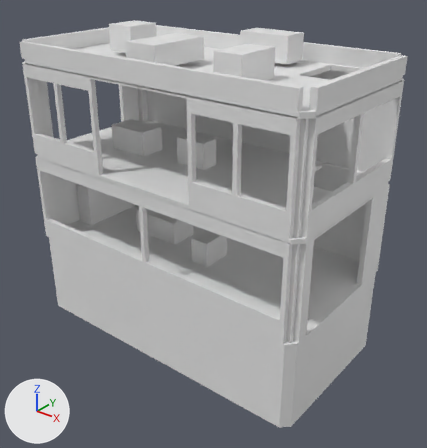
The OBJ model cloudbreak-array-r4/assets/tower-j-3-col.obj, before and after one commit.
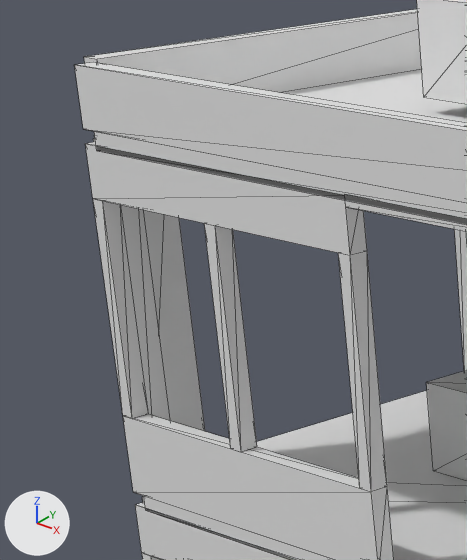
The first picture shows the older version from a 50 mm lens placed at (11.81, -14.14, 9.92), pointed at (0.6, -0.12, 1.23). The close-ups show the older and then the newer version on the part from 0% to 29% of the width and 6% to 38% of the height of that picture. Only the edits that show in the close-ups are written down. Every picture has the same lights, and +X, +Y and +Z are marked at lower left. The close-ups show mesh edges as thin lines. Where no turn or scale is listed for an object, it has been applied to the vertices.

Names of what the first close-up shows: 'Part030', 'Part039', 'Part040', 'Part041', 'Part042', 'Part043', 'Part051', 'Part056', 'Part058', 'Part061', 'Part062', 'Part070' and 5 more.
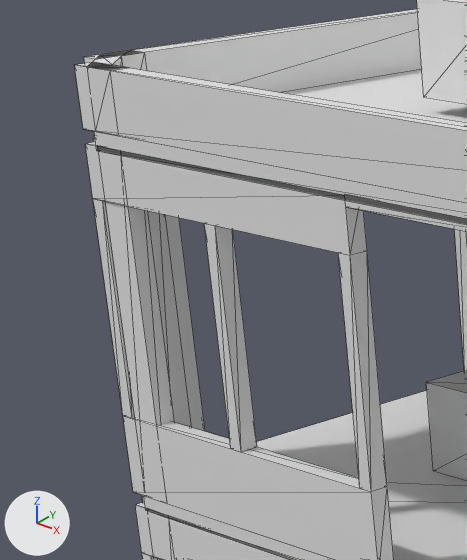
Pixel boxes [x1, y1, x2, y2] of what changed, in the close-ups (467 x 560 px):
'Part090', added: after [105, 201, 175, 426]
'Part100', added: after [101, 50, 147, 71]
'Part101', added: after [88, 55, 123, 66]
'Part102', added: after [88, 65, 129, 70]
'Part051', unchanged, covered by the edit: before [144, 210, 205, 431]; after [165, 215, 205, 431]
'Part056', unchanged, covered by the edit: before [93, 138, 171, 421]
'Part088', unchanged, uncovered by the edit: after [148, 211, 191, 427]

The change, as a list of edits to the scene's bpy script:
```text
Add me_part102:
    me_part102.from_pydata([(-4.985, -2.787, 6.4), (-4.67, -2.787, 6.4), (-4.67, -2.599, 6.4), (-4.907, -2.599, 6.4), (-4.985, -2.787, 6.92), (-4.67, -2.787, 6.92), (-4.67, -2.599, 6.92), (-4.907, -2.599, 6.92)], [], [(2, 1, 0), (5, 6, 4), (3, 2, 0), (6, 7, 4), (5, 4, 0), (1, 5, 0), (6, 5, 1), (2, 6, 1), (7, 6, 2), (3, 7, 2), (4, 7, 3), (0, 4, 3)])
Add me_part101:
    me_part101.from_pydata([(-5.437, -2.335, 6.4), (-4.985, -2.787, 6.4), (-4.907, -2.599, 6.4), (-5.249, -2.257, 6.4), (-5.437, -2.335, 6.92), (-4.985, -2.787, 6.92), (-4.907, -2.599, 6.92), (-5.249, -2.257, 6.92)], [], [(2, 1, 0), (5, 6, 4), (3, 2, 0), (6, 7, 4), (5, 4, 0), (1, 5, 0), (6, 5, 1), (2, 6, 1), (7, 6, 2), (3, 7, 2), (4, 7, 3), (0, 4, 3)])
Add me_part100:
    me_part100.from_pydata([(-5.437, -2.02, 6.4), (-5.437, -2.335, 6.4), (-5.249, -2.257, 6.4), (-5.249, -2.02, 6.4), (-5.437, -2.02, 6.92), (-5.437, -2.335, 6.92), (-5.249, -2.257, 6.92), (-5.249, -2.02, 6.92)], [], [(2, 1, 0), (5, 6, 4), (3, 2, 0), (6, 7, 4), (5, 4, 0), (1, 5, 0), (6, 5, 1), (2, 6, 1), (7, 6, 2), (3, 7, 2), (4, 7, 3), (0, 4, 3)])
Add me_part090:
    me_part090.from_pydata([(-4.98, -2.79, 3.2), (-4.67, -2.79, 3.2), (-4.67, -2.6, 3.2), (-4.91, -2.6, 3.2), (-4.98, -2.79, 6.28), (-4.67, -2.79, 6.28), (-4.67, -2.6, 6.28), (-4.91, -2.6, 6.28)], [], [(2, 1, 0), (5, 6, 4), (3, 2, 0), (6, 7, 4), (5, 4, 0), (1, 5, 0), (6, 5, 1), (2, 6, 1), (7, 6, 2), (3, 7, 2), (4, 7, 3), (0, 4, 3)])
Add ob_part102:
    ob_part102 = bpy.data.objects.new('Part102', me_part102)
    ob_part102.location = (0.0, 0.0, 0.0)
Add ob_part101:
    ob_part101 = bpy.data.objects.new('Part101', me_part101)
    ob_part101.location = (0.0, 0.0, 0.0)
Add ob_part100:
    ob_part100 = bpy.data.objects.new('Part100', me_part100)
    ob_part100.location = (0.0, 0.0, 0.0)
Add ob_part090:
    ob_part090 = bpy.data.objects.new('Part090', me_part090)
    ob_part090.location = (0.0, 0.0, 0.0)
```
